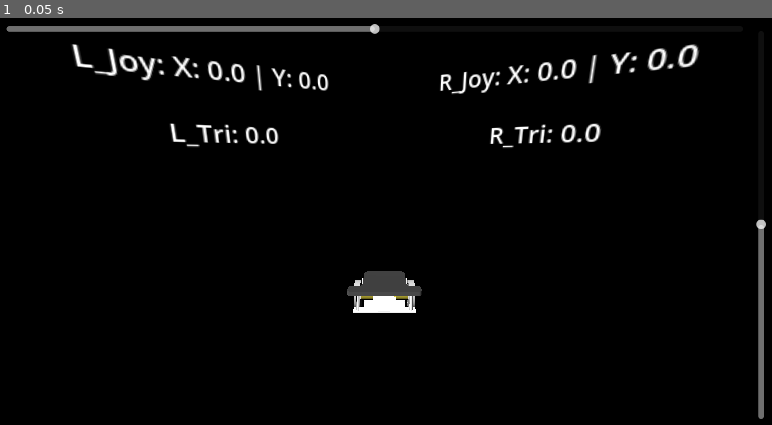
Above: before the commit, frame 1.
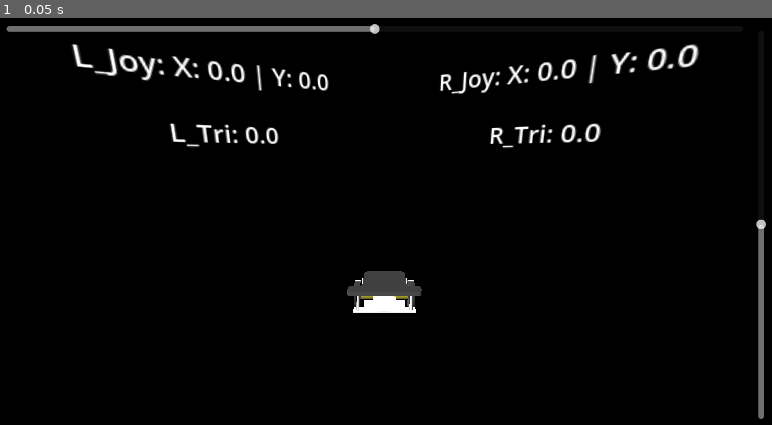
Above: after the commit, the same moment.

Repository: CStourme/ks4036_demo_voiture
Game: Godot game, scene res://_/scenes/demo_voiture.tscn
Two runs of this game, one before a commit and one after it. Both use one fixed random seed, a clock stepped at 60 frames per second and the inputs below.
Inputs:
- Up to frame 1 (0.05 s): no input

The runs differ from the first frame. In frame 1, less than 0.1% of the frame differs, in the area x 45-54%, y 64-72%.

Commit message:
[DEV] grips for backward

Diff:
--- a/_/scenes/demo_voiture.tscn
+++ b/_/scenes/demo_voiture.tscn
@@ -4,6 +4,7 @@
 [ext_resource type="Script" uid="uid://dlnyt6suspkrg" path="res://_/scripts/input_ks4036_relay.gd" id="2_mpekd"]
 [ext_resource type="Script" uid="uid://c5dwxeb6ft00q" path="res://_/scripts/setup_xr.gd" id="3_mnfru"]
 [ext_resource type="Script" uid="uid://b0ndx8c77ubwc" path="res://_/scripts/input_xr_relay.gd" id="4_xqpse"]
+[ext_resource type="Material" uid="uid://d0uhahsnc7kwl" path="res://_/assets/ks_4036/3d/wheel/mat_ks_4036_wheel_black.tres" id="7_o5nht"]
 [ext_resource type="ArrayMesh" uid="uid://dfwvieaagj7g0" path="res://_/assets/ks_4036/3d/body/ks_4036_body.obj" id="8_kilk5"]
 [ext_resource type="Script" uid="uid://bywit7ow2tpwy" path="res://_/scripts/two_triggers_to_car.gd" id="9_bsm25"]
 [ext_resource type="Material" uid="uid://b8dso1a17k6o5" path="res://_/assets/ks_4036/3d/top/mat_ks_4036_platform.tres" id="9_hhfow"]
@@ -77,12 +78,14 @@
 transform = Transform3D(1, 0, 0, 0, 1, 0, 0, 0, 1, -0.03, -0.008488811, 0.017574564)
 script = ExtResource("12_pueyk")
 pivot = NodePath("L_pivot")
+speed_rotation_max = 1080.0
 invert_rotation = true
 
 [node name="L_pivot" type="Node3D" parent="ks4036/ks4036Mesh/size/anchorWheelLeft" unique_id=13906924]
 
 [node name="L_wheel" type="MeshInstance3D" parent="ks4036/ks4036Mesh/size/anchorWheelLeft/L_pivot" unique_id=1119569084]
 mesh = ExtResource("14_gkdii")
+surface_material_override/0 = ExtResource("7_o5nht")
 
 [node name="L_motor" type="MeshInstance3D" parent="ks4036/ks4036Mesh/size/anchorWheelLeft" unique_id=1024013380]
 transform = Transform3D(-4.371139e-08, 0, 1, 0, 1, 0, -1, 0, -4.371139e-08, 0.0033, 0, -3.7799997e-05)
@@ -93,11 +96,13 @@
 transform = Transform3D(1, 0, 0, 0, 1, 0, 0, 0, 1, 0.03, -0.008488811, 0.017574564)
 script = ExtResource("12_pueyk")
 pivot = NodePath("R_pivot")
+speed_rotation_max = 1080.0
 invert_rotation = true
 
 [node name="R_pivot" type="Node3D" parent="ks4036/ks4036Mesh/size/anchorWheelRight" unique_id=642151951]
 
 [node name="R_wheel" type="MeshInstance3D" parent="ks4036/ks4036Mesh/size/anchorWheelRight/R_pivot" unique_id=684726878]
+material_override = ExtResource("7_o5nht")
 mesh = ExtResource("14_gkdii")
 
 [node name="L_motor2" type="MeshInstance3D" parent="ks4036/ks4036Mesh/size/anchorWheelRight" unique_id=1199666621]
@@ -110,7 +115,6 @@
 [node name="movement" type="Node" parent="ks4036/code" unique_id=411089498 node_paths=PackedStringArray("car_movement")]
 script = ExtResource("1_p1qul")
 car_movement = NodePath("../..")
-speed_rotate_degree = 180.0
 
 [node name="input_keyboard" type="Node" parent="ks4036/code" unique_id=1167963514]
 script = ExtResource("2_mpekd")
@@ -223,8 +227,10 @@
 
 [connection signal="wheel_rotation_in_percent_left" from="ks4036/code/movement" to="ks4036/ks4036Mesh/size/anchorWheelLeft" method="set_rotation_percent"]
 [connection signal="wheel_rotation_in_percent_right" from="ks4036/code/movement" to="ks4036/ks4036Mesh/size/anchorWheelRight" method="set_rotation_percent"]
+[connection signal="left_hand_grip_update" from="ks4036/code/InputXRRelay" to="ks4036/code/two_triggers_to_car" method="set_grip_left"]
 [connection signal="left_hand_joystick_update" from="ks4036/code/InputXRRelay" to="ks4036/code/two_triggers_to_car" method="set_joystick_left"]
 [connection signal="left_hand_trigger_update" from="ks4036/code/InputXRRelay" to="ks4036/code/two_triggers_to_car" method="set_trigger_left"]
+[connection signal="right_hand_grip_update" from="ks4036/code/InputXRRelay" to="ks4036/code/two_triggers_to_car" method="set_grip_right"]
 [connection signal="right_hand_joystick_update" from="ks4036/code/InputXRRelay" to="ks4036/code/two_triggers_to_car" method="set_joystick_right"]
 [connection signal="right_hand_trigger_update" from="ks4036/code/InputXRRelay" to="ks4036/code/two_triggers_to_car" method="set_trigger_right"]
 [connection signal="value_changed" from="CanvasLayer/VSlider" to="ks4036/code/movement" method="set_joystick_forward"]
--- a/_/scripts/input_xr_relay.gd
+++ b/_/scripts/input_xr_relay.gd
@@ -4,6 +4,8 @@
 signal right_hand_joystick_update(R_joystick: Vector2)
 signal left_hand_trigger_update(L_Trigger: float)
 signal right_hand_trigger_update(R_Trigger: float)
+signal left_hand_grip_update(L_Grip: float)
+signal right_hand_grip_update(R_Grip: float)
 
 @export var left_hand: XRController3D
 @export var right_hand: XRController3D
@@ -42,6 +44,12 @@
 	if left_trigger_label_debug != null:
 		left_trigger_label_debug.text = "L_Tri: %0.1f" % L_Trigger
 
+	# --- GESTION DES GÂCHETTES MAJEUR (GRIP) (Note à moi-même) ---
+	var R_Grip: float = get_right_grip_value()
+	right_hand_grip_update.emit(R_Grip)
+	var L_Grip: float = get_left_grip_value()
+	left_hand_grip_update.emit(L_Grip)
+
 # --- FONCTIONS DE LECTURE (Inchangées) ---
 func get_right_joystick_2d_value() -> Vector2:
 	if not right_hand: return Vector2.ZERO
@@ -64,3 +72,11 @@
 func get_right_trigger_value() -> float:
 	if not right_hand: return 0.0
 	return right_hand.get_float("trigger")
+
+func get_left_grip_value() -> float:
+	if not left_hand: return 0.0
+	return left_hand.get_float("grip") # "grip" est le mot clé standard pour le majeur en VR
+
+func get_right_grip_value() -> float:
+	if not right_hand: return 0.0
+	return right_hand.get_float("grip")
--- a/_/scripts/ks4036_movement.gd
+++ b/_/scripts/ks4036_movement.gd
@@ -49,7 +49,7 @@
 	car_movement.rotate_y(deg_to_rad(speed_rotate_degree) * delta * -joystick_rotation_intensity)
 
 	# --- 2. CALCUL DE LA VITESSE DE CHAQUE ROUE ---
-	# COMMENT ÇA MARCHE ? (Note à moi-même pour ne plus me faire piéger) :
+	# COMMENT ÇA MARCHE ?
 	# Pour la roue GAUCHE, j'ajoute la rotation. Pour la roue DROITE, je la soustrais.
 	#
 	# POURQUOI LE * 0.5 ?
--- a/_/scripts/two_triggers_to_car.gd
+++ b/_/scripts/two_triggers_to_car.gd
@@ -2,20 +2,29 @@
 
 @export var car: KS4036Movement
 
-# Note à moi-même : Je crée mes boîtes pour stocker la position des gâchettes
+# Note à moi-même : Mes boîtes pour stocker la pression de l'index (trigger) et du majeur (grip)
 var l_trigger: float = 0.0
 var r_trigger: float = 0.0
+var l_grip: float = 0.0
+var r_grip: float = 0.0
 
-# Note à moi-même : Je crée mes boîtes pour stocker la position des joysticks
+# Note à moi-même : Mes boîtes pour stocker la position des joysticks
 var l_joystick: Vector2 = Vector2.ZERO
 var r_joystick: Vector2 = Vector2.ZERO
 
-# --- FONCTIONS DE RÉCEPTION (Mes signaux VR viennent brancher les valeurs ici) ---
+
+# --- FONCTIONS DE RÉCEPTION (Connectées aux signaux de mes manettes Quest 3) ---
 func set_trigger_left(percent: float):
 	l_trigger = percent
 
 func set_trigger_right(percent: float):
 	r_trigger = percent
+
+func set_grip_left(percent: float):
+	l_grip = percent
+
+func set_grip_right(percent: float):
+	r_grip = percent
 
 func set_joystick_left(vector: Vector2):
 	l_joystick = vector
@@ -26,50 +35,86 @@
 
 # --- LE COEUR DU PILOTAGE ---
 func _process(delta: float) -> void:
-	# Note à moi-même : Sécurité importante ! Si j'ai oublié de relier la voiture dans l'inspecteur,
-	# j'arrête tout de suite pour éviter que le jeu ne plante (Crash).
 	if car == null:
 		return
 
-	# Je prépare mes variables "résultat" à 0. Elles changeront selon mon mode de pilotage.
+	# Je prépare mes variables "résultat" à 0
 	var mouvement_final: float = 0.0
 	var rotation_final: float = 0.0
 
-	# Je regarde si mes doigts touchent aux gâchettes (avec une petite zone morte de 0.1)
-	var g_gachette_presse: bool = l_trigger > 0.1
-	var d_gachette_presse: bool = r_trigger > 0.1
+	# Je regarde si mes doigts touchent soit à l'index, soit au majeur (zone morte de 0.1)
+	var g_gachette_presse: bool = l_trigger > 0.1 or l_grip > 0.1
+	var d_gachette_presse: bool = r_trigger > 0.1 or r_grip > 0.1
 
-	# --- MODE 1 : LE MODE TANK PROPORTIONNEL (Prioritaire) ---
+	# --- MODE 1 : LE MODE TANK PROPORTIONNEL AVANT / ARRIÈRE ---
 	if g_gachette_presse or d_gachette_presse:
 
-		# VITESSE :
-		# Je fais la moyenne des deux gâchettes.
-		# Exemple : Si j'écrase la gauche à fond (1.0) et la droite à moitié (0.6),
-		# le calcul fait : (1.0 + 0.6) / 2 = 0.8. La voiture avance à 80% de sa vitesse !
-		mouvement_final = (l_trigger + r_trigger) / 2.0
+		# =====================================================================
+		# ÉTAPE A : CALCUL DE L'EFFORT REÇU PAR CHAQUE MANETTE (Note à moi-même)
+		# =====================================================================
+		# Pour chaque main, je fais : INDEX (Avancer) MOINS MAJEUR (Reculer).
+		# L'index donne du positif (0.0 à 1.0), le majeur donne du négatif (0.0 à -1.0).
+		#
+		# Exemples de résultats pour "total_gauche" ou "total_droit" :
+		# - Index à fond, Majeur lâché   ->  1.0 - 0.0 =  1.0  (Avance à fond)
+		# - Index lâché, Majeur à fond   ->  0.0 - 1.0 = -1.0  (Recule à fond)
+		# - Index à fond, Majeur à fond  ->  1.0 - 1.0 =  0.0  (Les forces s'annulent, la roue s'arrête)
+		# - Index à moitié, Majeur lâché ->  0.5 - 0.0 =  0.5  (Avance à mi-puissance)
+		var total_gauche: float = l_trigger - l_grip
+		var total_droit: float = r_trigger - r_grip
 
-		# ROTATION :
-		# Je soustrais la gâchette droite de la gâchette gauche.
-		# Reprenons l'exemple : Gauche (1.0) moins Droite (0.6) = 0.4.
-		# Le résultat est positif, donc la voiture va glisser doucement vers la droite tout en avançant !
-		# Si j'avais fait l'inverse, le résultat aurait été négatif (-0.4), faisant tourner la voiture à gauche.
-		# Si j'appuie à fond sur les deux (1.0 - 1.0 = 0), la voiture fonce tout droit sans tourner.
-		rotation_final = l_trigger - r_trigger
+		# =====================================================================
+		# ÉTAPE B : CALCUL DE LA VITESSE GLOBALE DE LA VOITURE (Mouvement)
+		# =====================================================================
+		# Je fais la moyenne des forces des deux côtés. C'est ce qui décide si la
+		# voiture va globalement vers l'avant, vers l'arrière, ou si elle reste sur place.
+		#
+		# SIMULATION 1 : J'écrase les deux MAJEURS à fond pour reculer tout droit.
+		# -> total_gauche = -1.0  |  total_droit = -1.0
+		# -> mouvement_final = (-1.0 + -1.0) / 2.0 = -1.0
+		# Résultat : La voiture recule à pleine vitesse.
+		#
+		# SIMULATION 2 : Index Gauche à fond (1.0), Majeur Droit à fond (-1.0).
+		# -> mouvement_final = (1.0 + -1.0) / 2.0 = 0.0 / 2.0 = 0.0
+		# Résultat : La vitesse globale est nulle car les deux manettes s'opposent.
+		# La voiture va pivoter sur place sans bouger d'un pil.
+		mouvement_final = (total_gauche + total_droit) / 2.0
 
-	# --- MODE 2 : LE MODE CLASSIQUE (Si je lâche les gâchettes) ---
+		# =====================================================================
+		# ÉTAPE C : CALCUL DE LA ROTATION GLOBALE DE LA VOITURE (Rotation)
+		# =====================================================================
+		# Je soustrais la force droite de la force gauche. Le résultat dicte la direction :
+		# Un score POSITIF fait tourner à DROITE, un score NÉGATIF fait tourner à GAUCHE.
+		#
+		# SIMULATION 1 : Je veux reculer tout droit (Les deux majeurs à fond).
+		# -> total_gauche = -1.0  |  total_droit = -1.0
+		# -> rotation_final = -1.0 - (-1.0)  ->  -1.0 + 1.0 = 0.0
+		# Résultat : Rotation égale à 0, la voiture recule parfaitement droit !
+		#
+		# SIMULATION 2 : J'appuie sur l'Index Gauche (1.0) et le Majeur Droit (-1.0).
+		# -> rotation_final = 1.0 - (-1.0)  ->  1.0 + 1.0 = 2.0
+		# Résultat : Un score énorme de 2.0 ! La voiture va pivoter à droite à une vitesse
+		# fulgurante, car la chenille gauche pousse vers l'avant et la droite vers l'arrière.
+		#
+		# SIMULATION 3 : J'appuie uniquement sur le Majeur Gauche (-1.0) pour reculer.
+		# -> total_gauche = -1.0  |  total_droit = 0.0
+		# -> mouvement_final = (-1.0 + 0.0) / 2.0 = -0.5 (Recule tranquillement)
+		# -> rotation_final = -1.0 - 0.0 = -1.0 (Tourne à gauche)
+		# Résultat dans ks4036_movement.gd :
+		# - Roue G : -0.5 + (-1.0 * 0.5) = -1.0 (Recule à fond)
+		# - Roue D : -0.5 - (-1.0 * 0.5) = -0.5 + 0.5 = 0.0 (Reste immobile !)
+		# C'est parfait : Seule la roue gauche s'active en arrière, faisant pivoter l'arrière vers la gauche.
+		rotation_final = total_gauche - total_droit
+
+	# --- MODE 2 : LE MODE CLASSIQUE (Si je lâche les commandes du gros bouton) ---
 	else:
-		# Si je pousse le joystick gauche, il devient le maître à bord
 		if l_joystick.length() > 0.1:
-			mouvement_final = l_joystick.y  # L'axe Y (haut/bas) fait avancer/reculer
-			rotation_final = l_joystick.x   # L'axe X (gauche/droite) fait tourner
-
-		# Sinon, si je pousse le joystick droit, c'est lui qui pilote
+			mouvement_final = l_joystick.y
+			rotation_final = l_joystick.x
 		elif r_joystick.length() > 0.1:
 			mouvement_final = r_joystick.y
 			rotation_final = r_joystick.x
 
 	# --- L'ENVOI UNIQUE ---
-	# Une fois que mes calculs au-dessus sont prêts, j'envoie la décision finale à ma voiture.
-	# Comme ça, pas de conflit entre les joysticks et les gâchettes, un seul ordre est donné !
 	car.set_joystick_forward(mouvement_final)
 	car.set_joystick_rotate(rotation_final)
